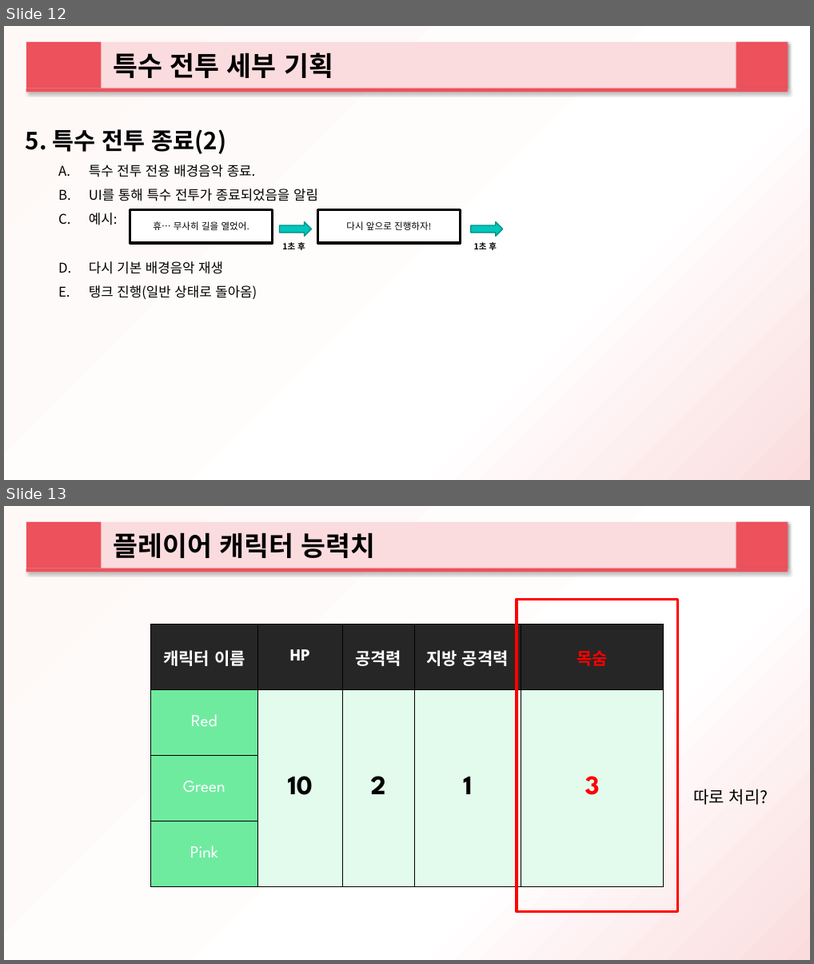
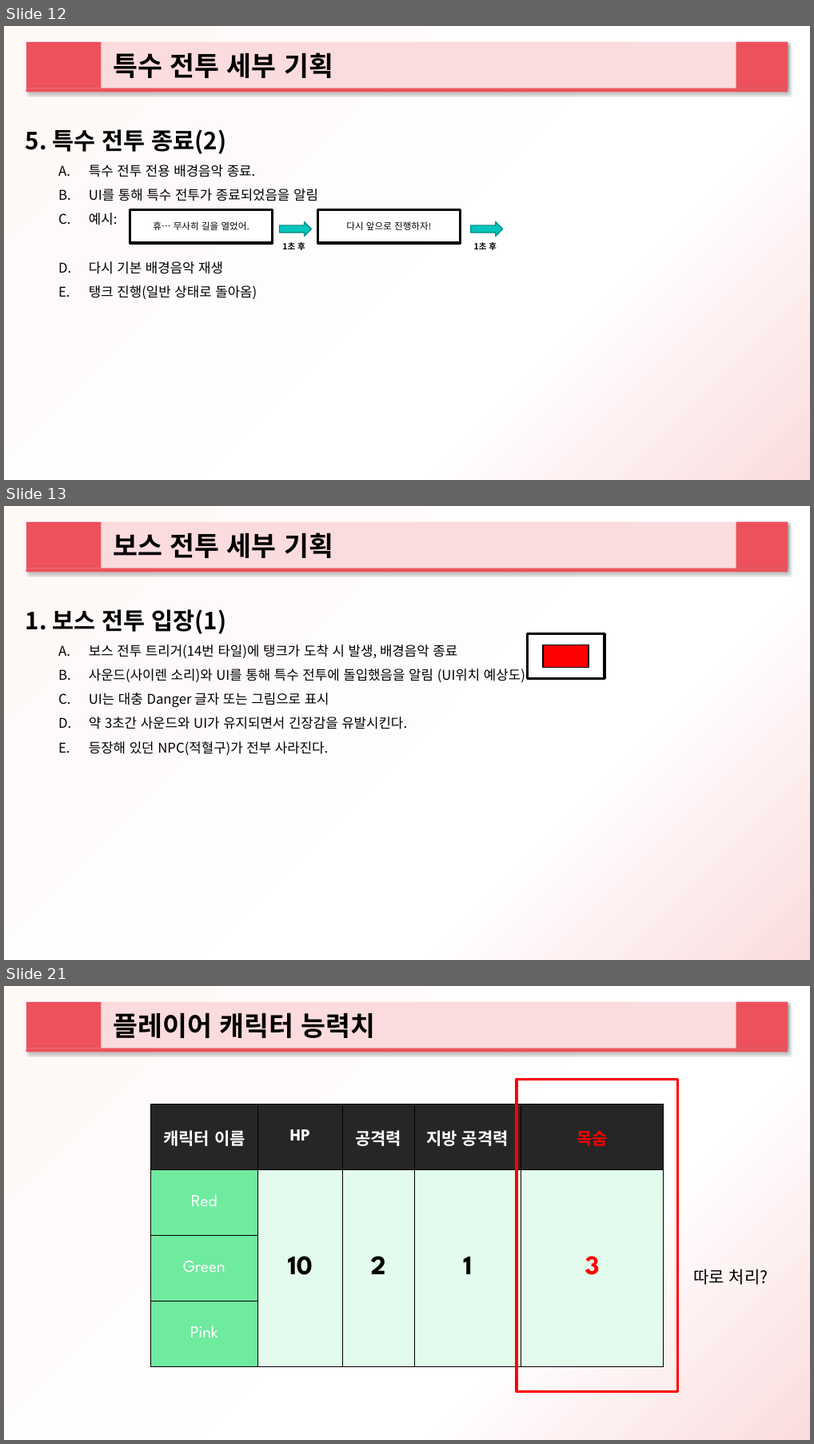
Before and after one commit to 2015184012Bang/KPU_TeamProject, a slide deck: ProjectPlan/팀원들 공유용/하트비트 추가 기획서_설정.pptx. Shown one above the other, each under a label of ours: slides 12 and 13 before the commit, slides 12, 13 and 21 after it; the slides between them are not shown. The pictures are 814x964 and 814x1444 pixels, drawn with LibreOffice and Linux fonts; fonts in the diff are those of the drawing. Boxes give left, top, right and bottom in pixels: in the first picture for what was removed or moved away, otherwise in the second. Text is boxed around its words. In the diff, an @@ line names an element or a change of style, - is before the commit and + after.

Commit message:
Add files via upload
보스 세부 기획 추가

```diff
--- a/ProjectPlan/팀원들 공유용/하트비트 추가 기획서_설정.pptx
+++ b/ProjectPlan/팀원들 공유용/하트비트 추가 기획서_설정.pptx
@@ slide 13 added at [4, 506, 810, 960], background gradient #FEF8F7 to #FFFFFF to #FBDCDE @@
@@ rectangle added at [26, 522, 102, 568], fill #ED515C @@
@@ rectangle added at [102, 522, 789, 568], fill #FBDCDE, 32 pt, text #000000, bold @@
+보스 전투 세부 기획
@@ rectangle added at [737, 522, 788, 568], fill #ED515C @@
@@ rounded rectangle added at [26, 568, 789, 572], fill #ED515C @@
@@ text added at [26, 609, 227, 634], 28 pt, text #000000, bold @@
+1. 보스 전투 입장(1)
@@ text added at [89, 644, 526, 755], 16 pt, text #000000 @@
+A. 보스 전투 트리거(14번 타일)에 탱크가 도착 시 발생, 배경음악 종료
+B. 사운드(사이렌 소리)와 UI를 통해 특수 전투에 돌입했음을 알림 (UI위치 예상도)
+C. UI는 대충 Danger 글자 또는 그림으로 표시
+D. 약 3초간 사운드와 UI가 유지되면서 긴장감을 유발시킨다.
+E. 등장해 있던 NPC(적혈구)가 전부 사라진다.
@@ rectangle added at [528, 634, 605, 679], fill #FFFFFF, outline #000000 3 pt @@
@@ rectangle added at [543, 644, 588, 668], fill #FF0000, outline #000000 1.25 pt @@
@@ what was slide 13 is now slide 21 @@
```
Also in this commit, not shown: 4 slides changed, 7 other slides added.
